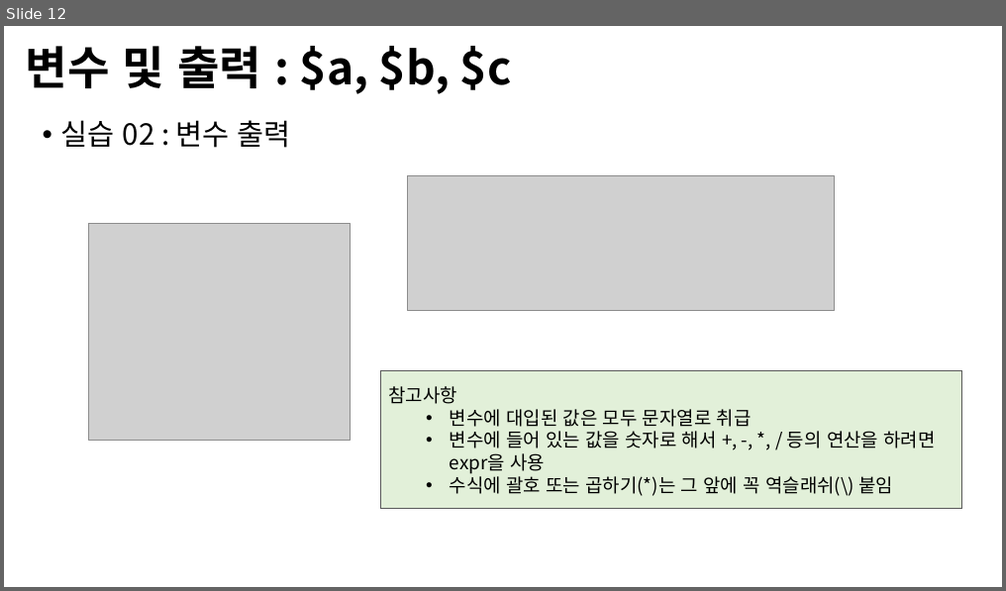
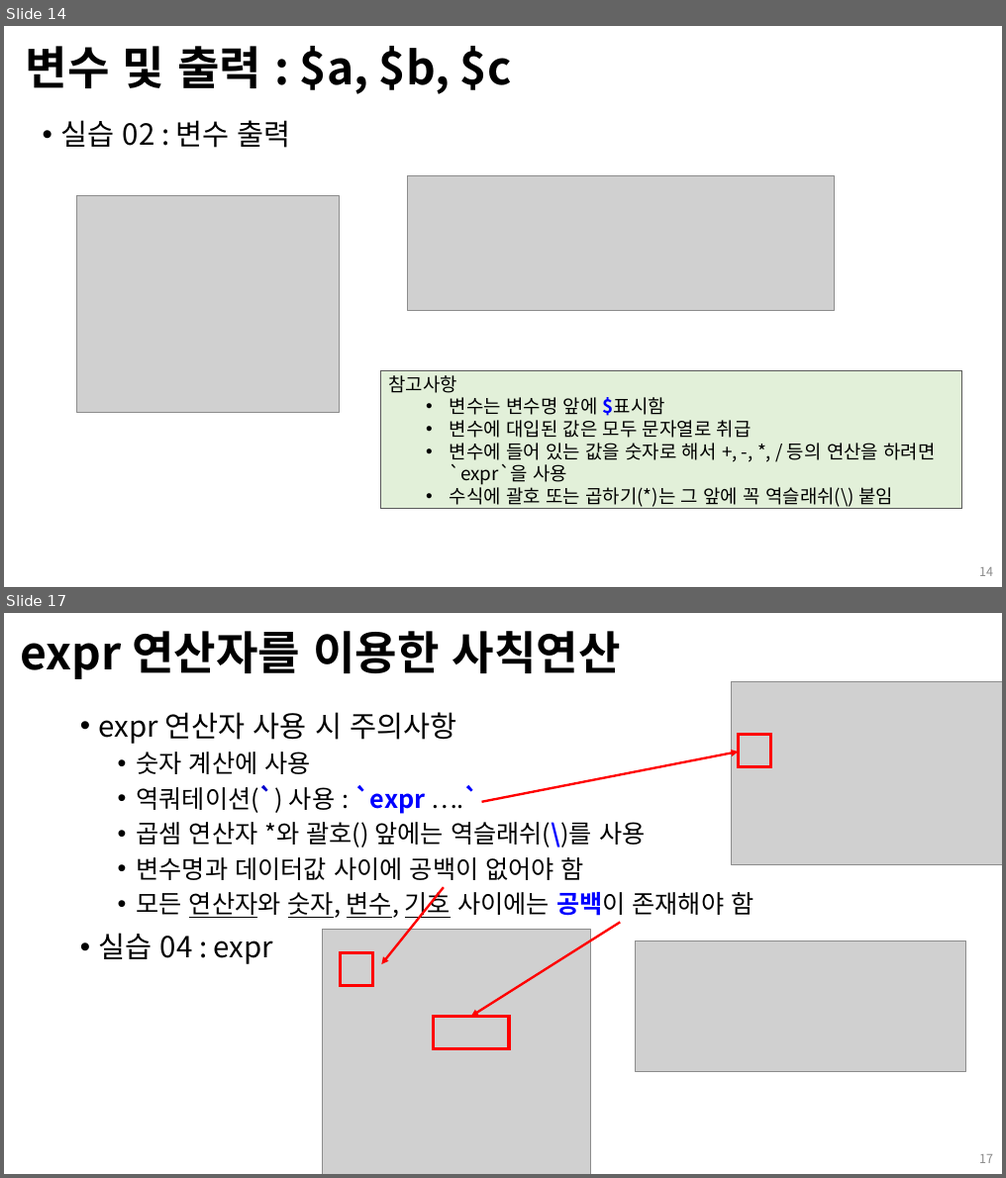
Before and after one commit to Open-Source-Programming/OpenSource-Lec, a slide deck: 03-shell_script_1.pptx. Shown one above the other, each under a label of ours: slide 12 before the commit, slides 14 and 17 after it; the slides between them are not shown. The pictures are 1006x591 and 1006x1178 pixels, drawn with LibreOffice and Linux fonts; fonts in the diff are those of the drawing; grey boxes stand for pictures; background and template pictures are left out. Boxes give left, top, right and bottom in pixels: in the first picture for what was removed or moved away, otherwise in the second. Text is boxed around its words. In the diff, an @@ line names an element or a change of style, - is before the commit and + after.

```diff
--- a/03-shell_script_1.pptx
+++ b/03-shell_script_1.pptx
@@ slide 17 added at <box>4,613,1002,1174</box>, background #FFFFFF @@
@@ title added at <box>21,631,621,679</box>, 44 pt, text #000000, bold @@
+expr 연산자를 이용한 사칙연산
@@ picture added at <box>732,682,1002,864</box> @@
@@ text added at <box>99,712,753,964</box>, 24 pt, text #000000 @@
+• expr 연산자 사용 시 주의사항
+  • 숫자 계산에 사용
+  • 역쿼테이션(`) 사용 : `expr ….`
+  • 곱셈 연산자 *와 괄호() 앞에는 역슬래쉬(\)를 사용
+  • 변수명과 데이터값 사이에 공백이 없어야 함
+  • 모든 연산자와 숫자, 변수, 기호 사이에는 공백이 존재해야 함
+• 실습 04 : expr
@@ arrow added from (481, 802) to (739, 752), #FF0000 2.25 pt @@
@@ rectangle added at <box>739,734,770,766</box>, outline #FF0000 3 pt @@
@@ arrow added from (444, 888) to (381, 964), #FF0000 2.25 pt @@
@@ picture added at <box>322,930,591,1174</box> @@
@@ arrow added from (620, 922) to (471, 1017), #FF0000 2.25 pt @@
@@ rectangle added at <box>341,953,372,986</box>, outline #FF0000 3 pt @@
@@ picture added at <box>636,941,966,1072</box> @@
@@ rectangle added at <box>434,1017,509,1050</box>, outline #FF0000 3 pt @@
@@ page number added at <box>979,1155,993,1163</box>, 12 pt, text #8C8C8C @@
+17
@@ what was slide 12 is now slide 14 @@
@@ slide 14 changed as well @@
@@ picture: place and size @@
-picture at <box>88,224,350,440</box>
+picture at <box>77,196,340,412</box>
@@ text in rectangle at <box>450,397,665,416</box>: paragraph added @@
+  • 변수는 변수명 앞에 $표시함
@@ text in rectangle at <box>450,443,935,485</box>: text changed @@
-  • 변수에 들어 있는 값을 숫자로 해서 +, -, *, / 등의 연산을 하려면 expr을 사용
+  • 변수에 들어 있는 값을 숫자로 해서 +, -, *, / 등의 연산을 하려면 `expr`을 사용
@@ page number added at <box>979,568,993,576</box>, 12 pt, text #8C8C8C @@
+14
```
Also in this commit, not shown: 11 other slides changed, 19 other slides added, 9 other files.
